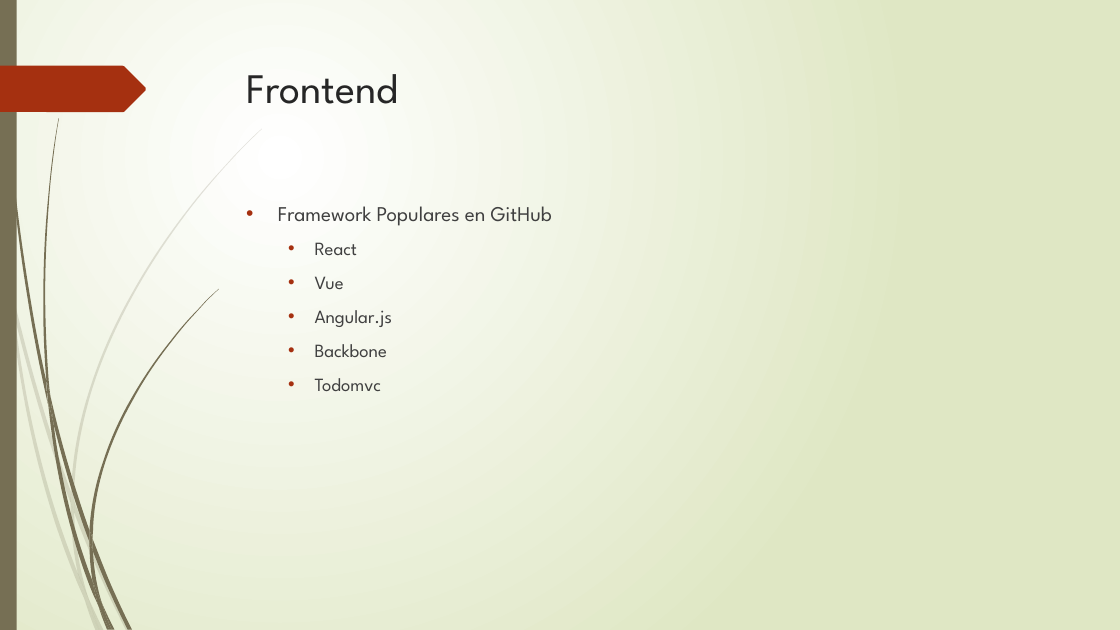
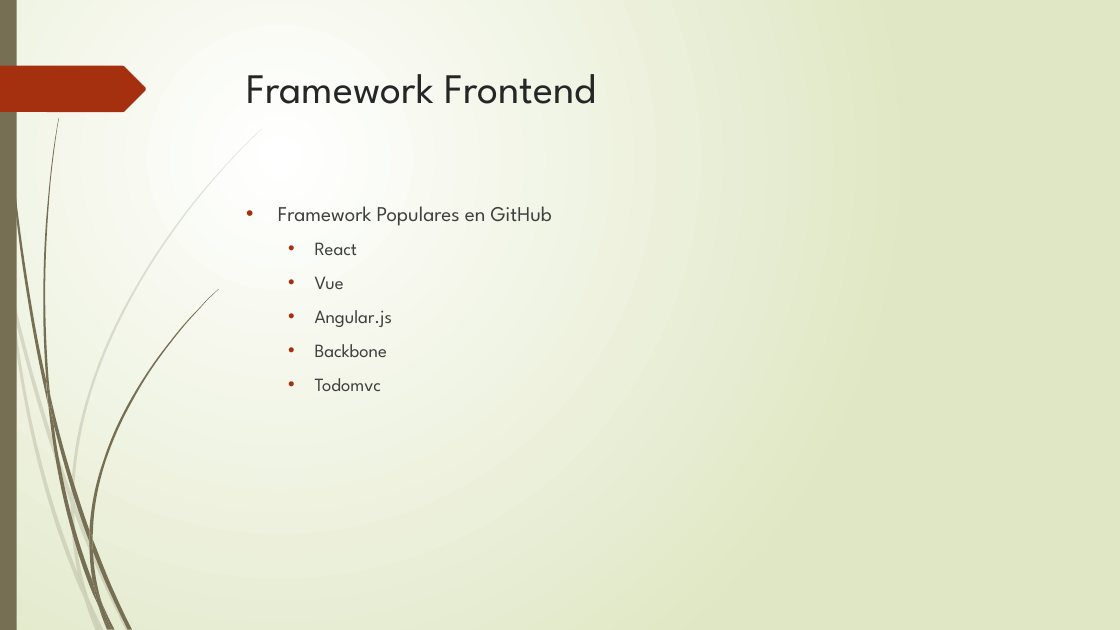
Before and after one commit to mickyys/ppt, a slide deck: slide 9 of Frontend.pptx (slide 4 before the commit). Drawn at 1120x630 pixels with LibreOffice and Linux fonts; fonts in the diff are those of the drawing. Boxes give left, top, right and bottom in pixels: in the first picture for what was removed or moved away, otherwise in the second. Text is boxed around its words. In the diff, an @@ line names an element or a change of style, - is before the commit and + after.

```diff
--- a/Frontend.pptx
+++ b/Frontend.pptx
@@ title at box(247, 74, 596, 104): text changed @@
-Frontend
+Framework Frontend
```
Also in this commit, not shown: 8 other slides changed, 5 slides added, 3 slides removed.
